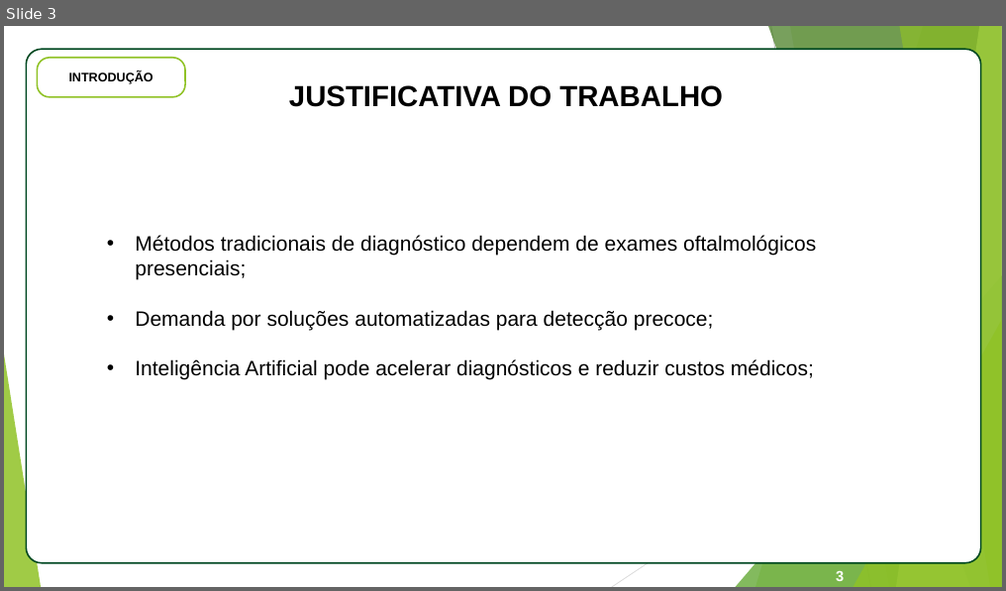
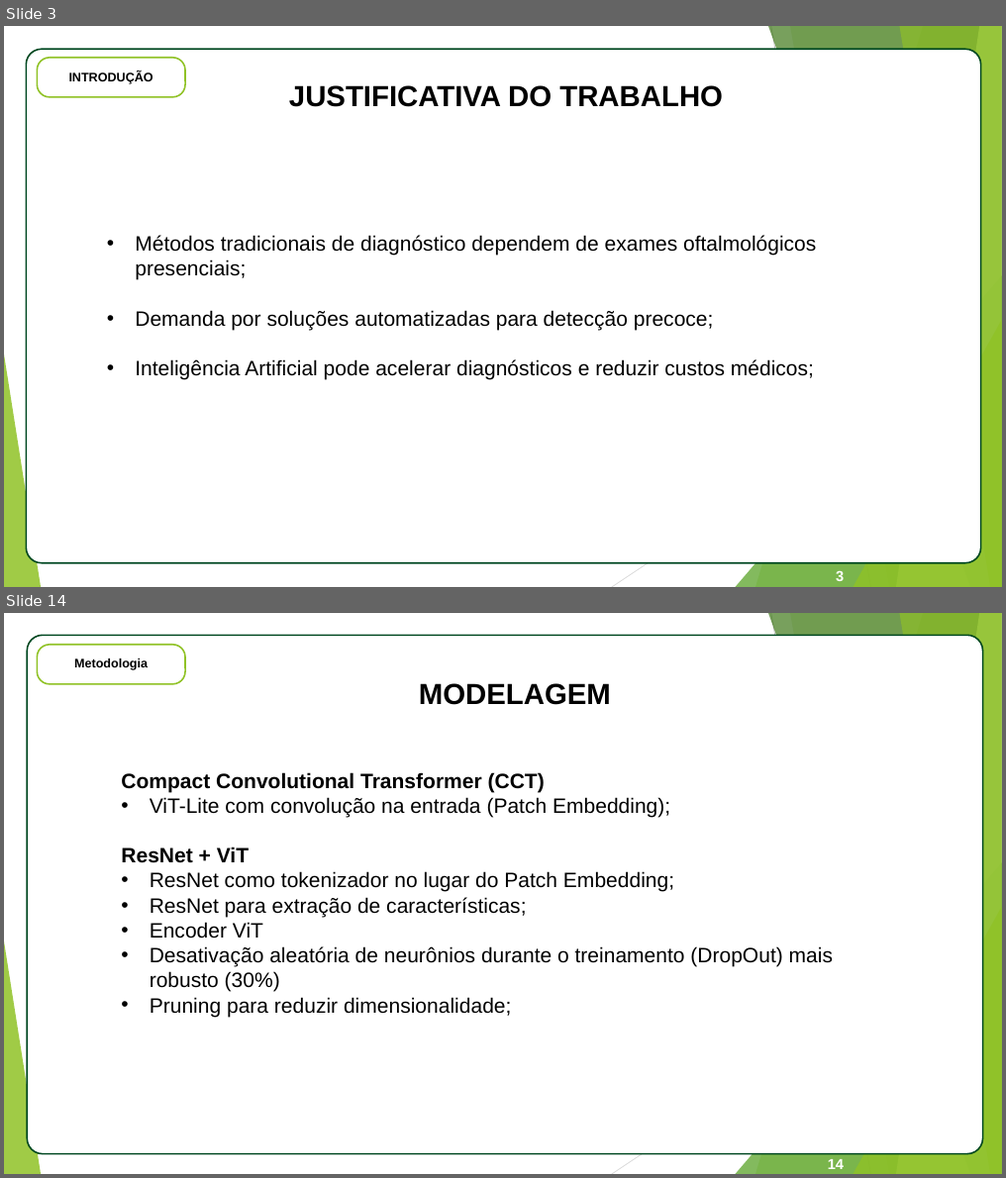
Before and after one commit to estrada-felipe/FundusDetectionTCC, a slide deck: tcc_documento/Apresentacao_TCC_Felipe_Estrada.pptx. Shown one above the other, each under a label of ours: slide 3 before the commit, slides 3 and 14 after it; the slides between them are not shown. The pictures are 1006x591 and 1006x1178 pixels, drawn with LibreOffice and Linux fonts; fonts in the diff are those of the drawing. Boxes give left, top, right and bottom in pixels: in the first picture for what was removed or moved away, otherwise in the second. Text is boxed around its words. In the diff, an @@ line names an element or a change of style, - is before the commit and + after.

```diff
--- a/tcc_documento/Apresentacao_TCC_Felipe_Estrada.pptx
+++ b/tcc_documento/Apresentacao_TCC_Felipe_Estrada.pptx
@@ slide 14 added at <box>4,613,1002,1174</box>, background #FFFFFF; not listed: 10 template elements that a slide beside it also shows @@
@@ rounded rectangle added at <box>27,635,983,1155</box>, fill #FFFFFF, outline #004821 1.5 pt, 18 pt, text #FFFFFF, bold @@
+APL
@@ rounded rectangle added at <box>37,645,185,684</box>, fill #FFFFFF, outline #90C226 1.5 pt @@
@@ text added at <box>74,659,148,670</box>, 12 pt, text #000000, bold @@
+Metodologia
@@ text added at <box>419,683,611,705</box>, 28 pt, text #000000, bold @@
+MODELAGEM
@@ text added at <box>121,772,833,1017</box>, 20 pt, text #000000 @@
+Compact Convolutional Transformer (CCT)
+• ViT-Lite com convolução na entrada (Patch Embedding);
+ResNet + ViT
+• ResNet como tokenizador no lugar do Patch Embedding;
+• ResNet para extração de características;
+• Encoder ViT
+• Desativação aleatória de neurônios durante o treinamento (DropOut) mais robusto (30%)
+• Pruning para reduzir dimensionalidade;
@@ page number added at <box>828,1159,844,1169</box>, 14 pt, text #FFFFFF, bold @@
+14
```
Also in this commit, not shown: 4 slides changed, 14 other slides added, 30 slides removed, 4 other files.
